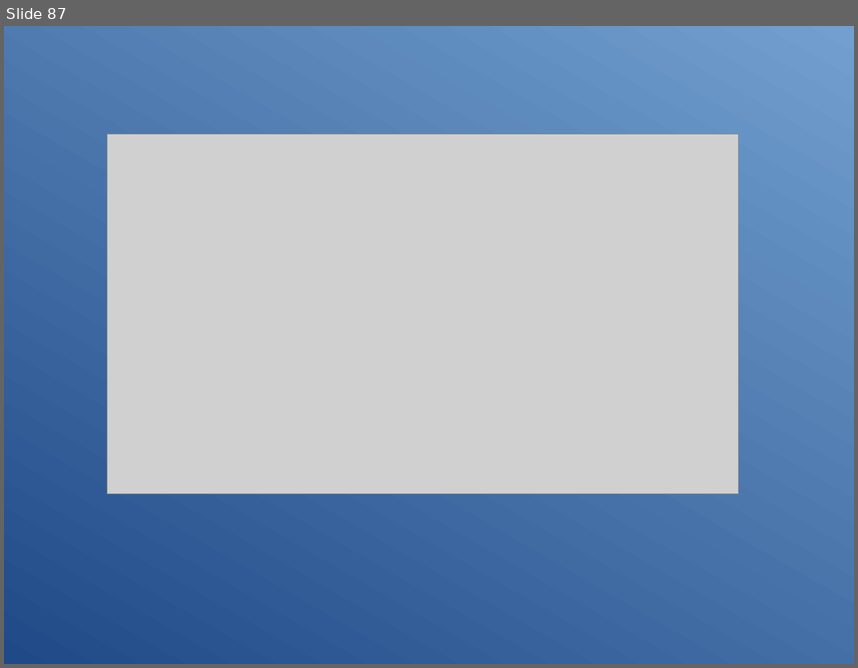
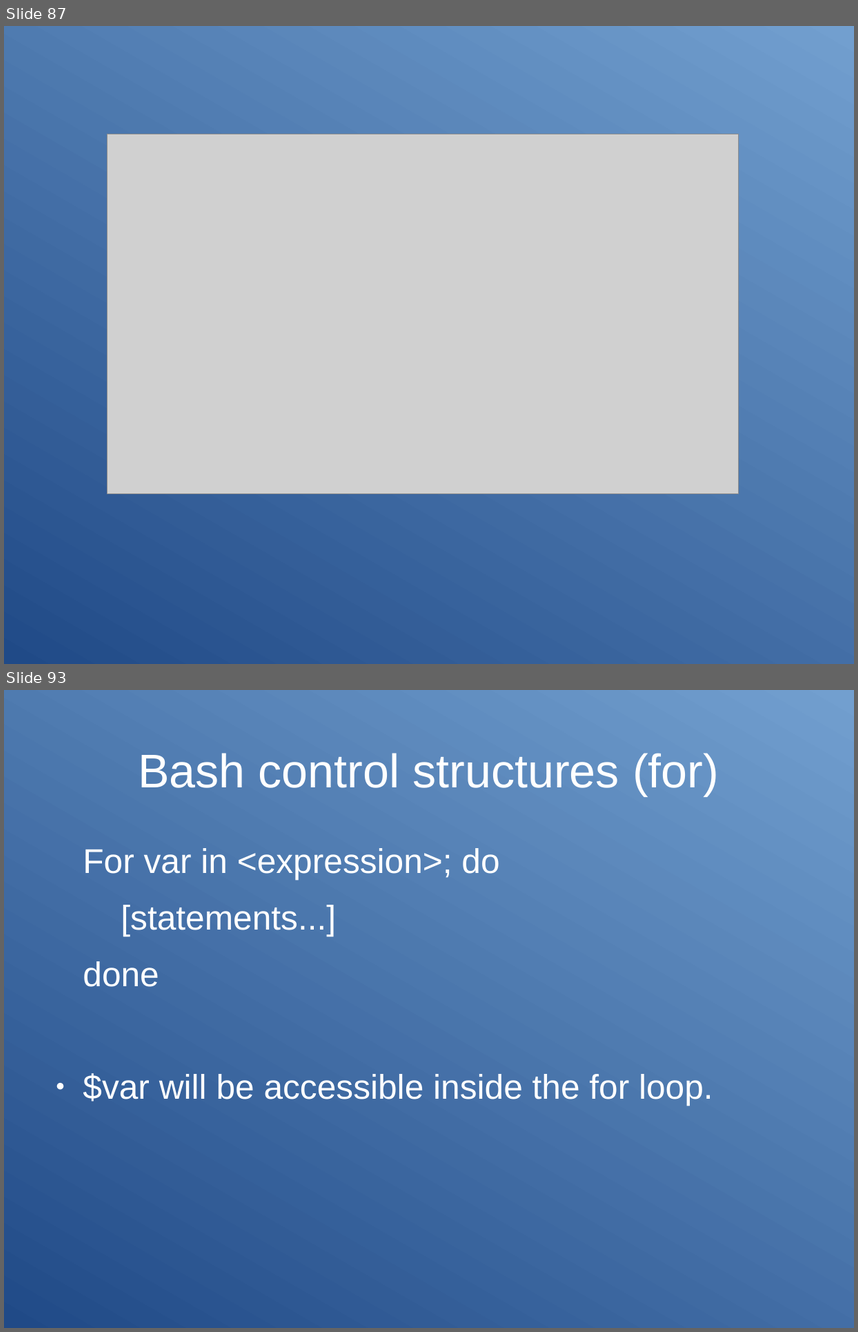
Before and after one commit to Clibre/An-introduction-to-bash, a slide deck: presentation.odp. Shown one above the other, each under a label of ours: slide 87 before the commit, slides 87 and 93 after it; the slides between them are not shown. The pictures are 858x668 and 858x1332 pixels, drawn with LibreOffice and Linux fonts; fonts in the diff are those of the drawing; grey boxes stand for pictures. Boxes give left, top, right and bottom in pixels: in the first picture for what was removed or moved away, otherwise in the second. Text is boxed around its words. In the diff, an @@ line names an element or a change of style, - is before the commit and + after.

Commit message:
ajout des structures de controles

```diff
--- a/presentation.odp
+++ b/presentation.odp
@@ slide 93 added at (4, 690, 854, 1328), background gradient #204A87 to #729FCF @@
@@ title added at (138, 753, 719, 796), 44 pt, text #FFFFFF @@
+Bash control structures (for)
@@ text added at (83, 848, 713, 1105), 32 pt, text #FFFFFF @@
+For var in <expression>; do
+[statements...]
+done
+● $var will be accessible inside the for loop.
```
Also in this commit, not shown: 1 slide changed, 7 other slides added, 4 other files.
